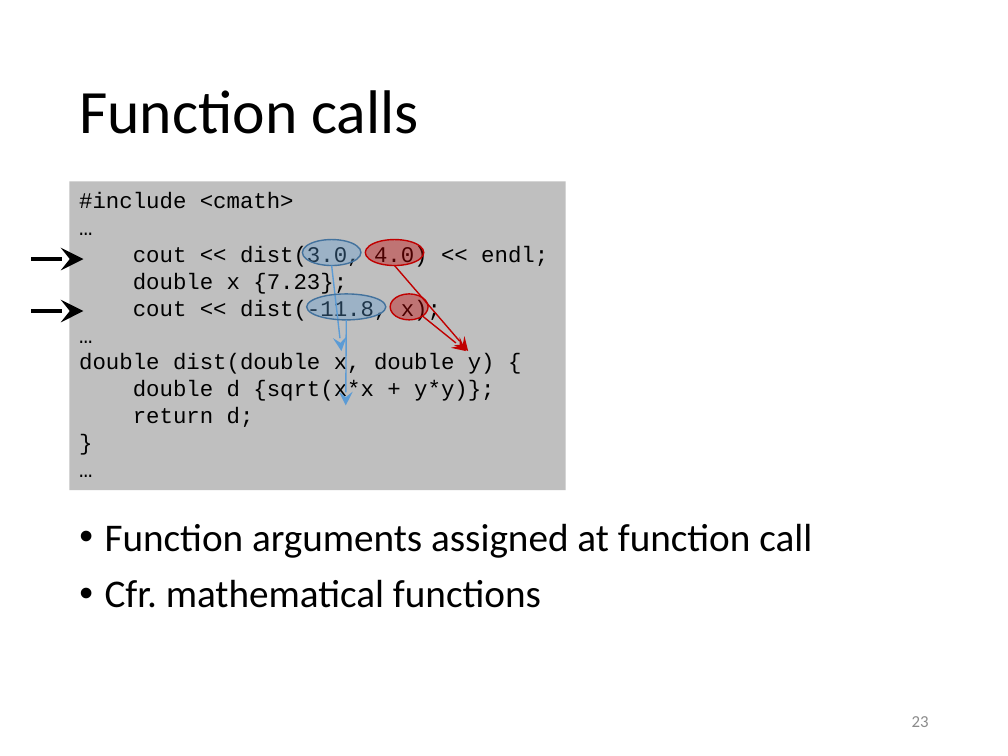
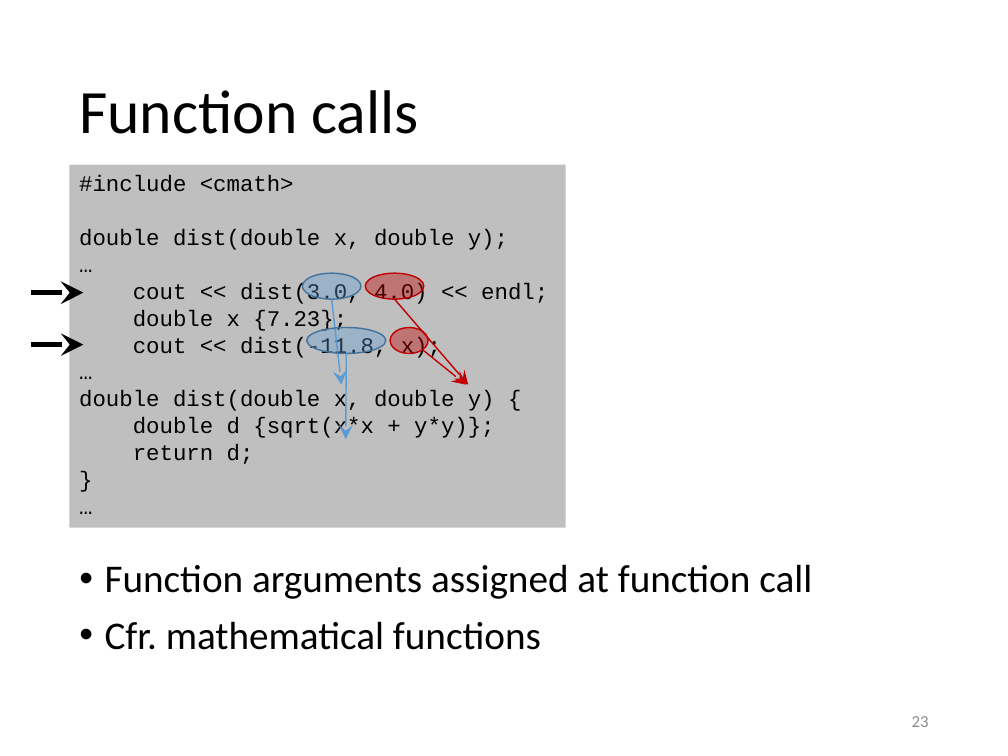
Before and after one commit to gjbex/Scientific-C-plus-plus, a slide deck: slide 23 of scientific_cpp.pptx. Drawn at 1008x756 pixels with LibreOffice and Linux fonts; fonts in the diff are those of the drawing. Boxes give left, top, right and bottom in pixels: in the first picture for what was removed or moved away, otherwise in the second. Text is boxed around its words. In the diff, an @@ line names an element or a change of style, - is before the commit and + after.

Commit message:
Add function declaration

```diff
--- a/scientific_cpp.pptx
+++ b/scientific_cpp.pptx
@@ rectangle "#include <cmath>": place and size @@
-rectangle "#include <cmath>" at [70, 181, 566, 490]
+rectangle "#include <cmath>" at [70, 164, 566, 527]
@@ text in rectangle at [79, 229, 508, 250]: paragraph added @@
+double dist(double x, double y);
@@ 6 arrows, 4 ellipses: place and size @@
-6 arrows, 4 ellipses at [31, 240, 469, 405]
+6 arrows, 4 ellipses at [31, 273, 469, 439]
@@ text "Function arguments assigned at function ...": place and size @@
-text "Function arguments assigned at function ..." at [105, 523, 812, 608]
+text "Function arguments assigned at function ..." at [105, 564, 812, 650]
```
